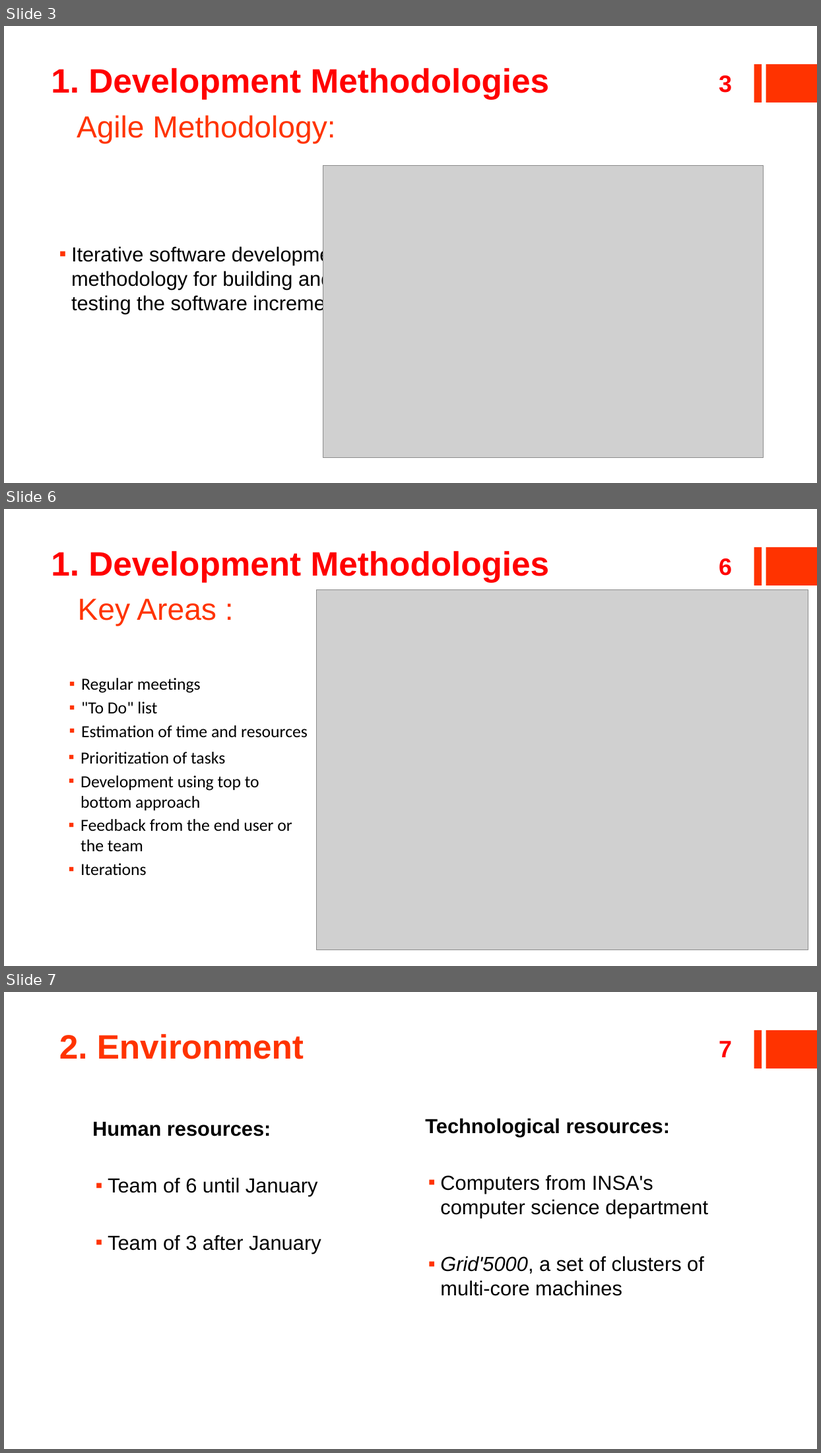
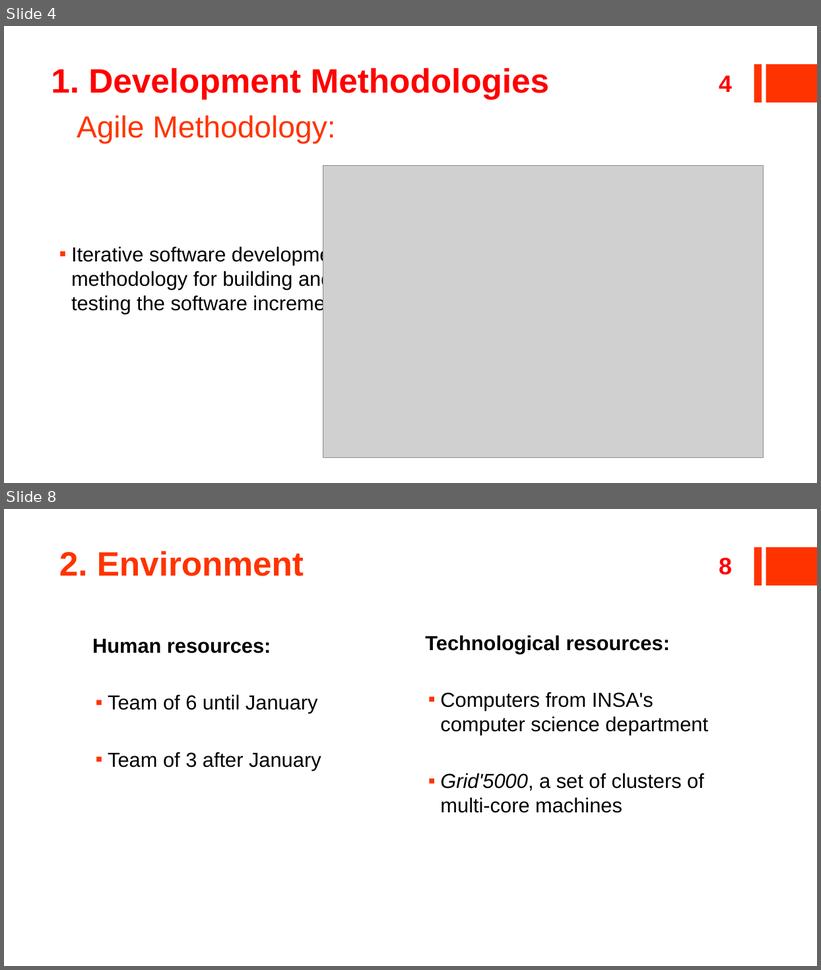
Before and after one commit to ildyria/Arimaa, a slide deck: Docs/Reports/Planning Presentation/V2Planning.pptx. Shown one above the other, each under a label of ours: slides 3, 6 and 7 before the commit, slides 4 and 8 after it; the slides between them are not shown. The pictures are 821x1453 and 821x970 pixels, drawn with LibreOffice and Linux fonts; fonts in the diff are those of the drawing; grey boxes stand for pictures. Boxes give left, top, right and bottom in pixels: in the first picture for what was removed or moved away, otherwise in the second. Text is boxed around its words. In the diff, an @@ line names an element or a change of style, - is before the commit and + after.

```diff
--- a/Docs/Reports/Planning Presentation/V2Planning.pptx
+++ b/Docs/Reports/Planning Presentation/V2Planning.pptx
@@ slide 6 removed at [4, 509, 817, 966], background #FFFFFF; not listed: 2 template elements that a slide beside it also shows @@
@@ text removed at [51, 551, 550, 582] @@
-1. Development Methodologies
@@ page number removed at [719, 559, 732, 576] @@
-6
@@ text removed at [78, 599, 217, 626] @@
-Key Areas :
@@ picture removed at [316, 590, 808, 950] @@
@@ text removed at [81, 678, 308, 738] @@
-▪ Regular meetings
-▪ "To Do" list
-▪ Estimation of time and resources
@@ text removed at [81, 752, 292, 876] @@
-▪ Prioritization of tasks
-▪ Development using top to bottom approach
-▪ Feedback from the end user or the team
-▪ Iterations
@@ what was slide 3 is now slide 4 @@
@@ page number at [719, 76, 732, 92]: text changed @@
-3
+4
@@ what was slide 7 is now slide 8 @@
@@ page number at [719, 558, 732, 575]: text changed @@
-7
+8
```
Also in this commit, not shown: 1 slide changed, 3 slides added, 1 other slide removed, 4 other files.
